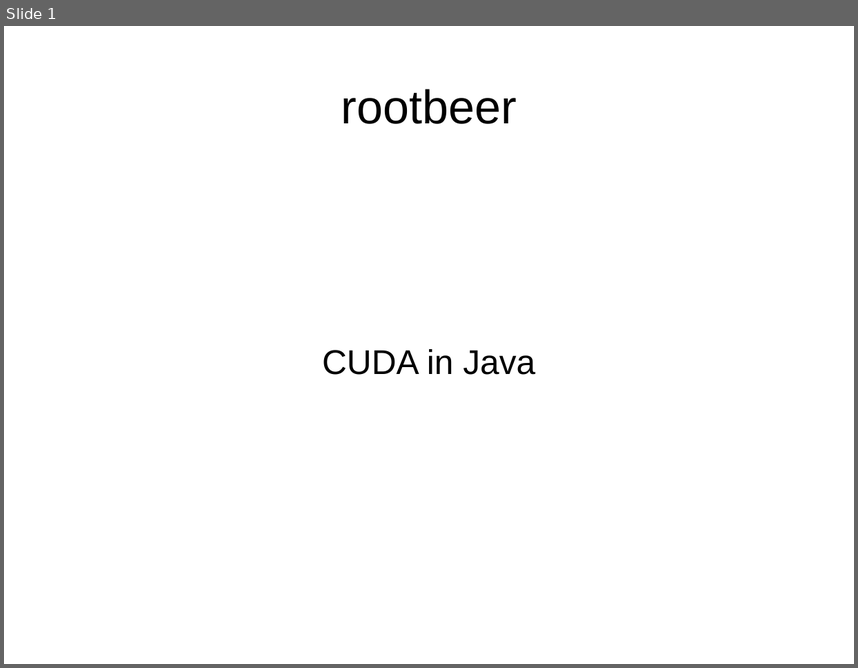
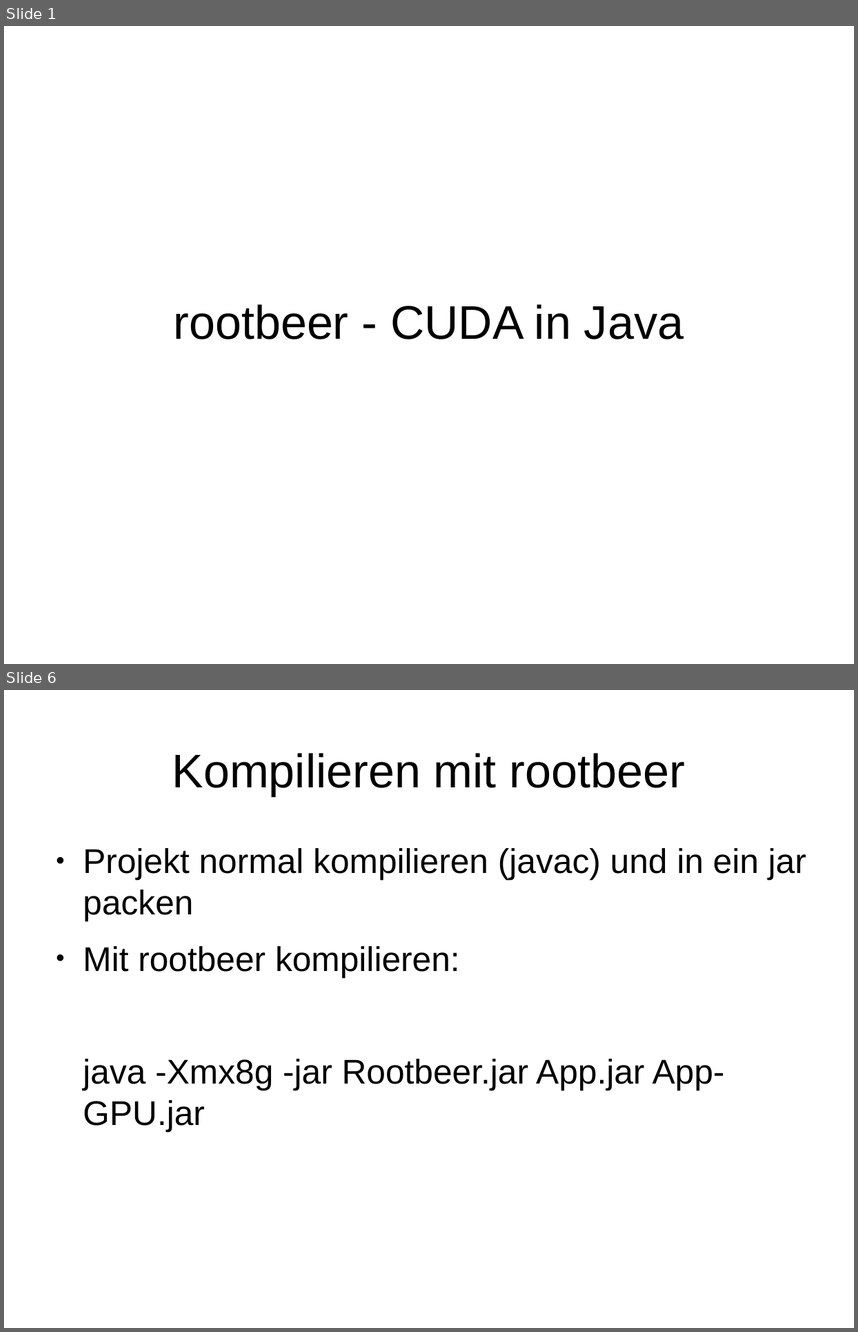
Before and after one commit to Plastefuchs/rootbeer-perf, a slide deck: docs/rootbeer Präsentation.odp. Shown one above the other, each under a label of ours: slide 1 before the commit, slides 1 and 6 after it; the slides between them are not shown. The pictures are 858x668 and 858x1332 pixels, drawn with LibreOffice and Linux fonts; fonts in the diff are those of the drawing. Boxes give left, top, right and bottom in pixels: in the first picture for what was removed or moved away, otherwise in the second. Text is boxed around its words. In the diff, an @@ line names an element or a change of style, - is before the commit and + after.

```diff
--- a/docs/rootbeer Präsentation.odp
+++ b/docs/rootbeer Präsentation.odp
@@ slide 6 added at <box>4,690,854,1328</box>, background #FFFFFF @@
@@ title added at <box>172,753,685,796</box>, 44 pt, text #000000 @@
+Kompilieren mit rootbeer
@@ text added at <box>83,848,806,1131</box>, 32 pt, text #000000 @@
+● Projekt normal kompilieren (javac) und in ein jar packen
+● Mit rootbeer kompilieren:
+java -Xmx8g -jar Rootbeer.jar App.jar App-GPU.jar
@@ slide 1 changed as well @@
@@ title removed at <box>341,89,517,124</box> @@
-rootbeer
@@ title at <box>174,304,684,339</box>: text changed; size 32 to 44 pt @@
-CUDA in Java
+rootbeer - CUDA in Java
```
Also in this commit, not shown: 11 other slides added, 4 other files.
